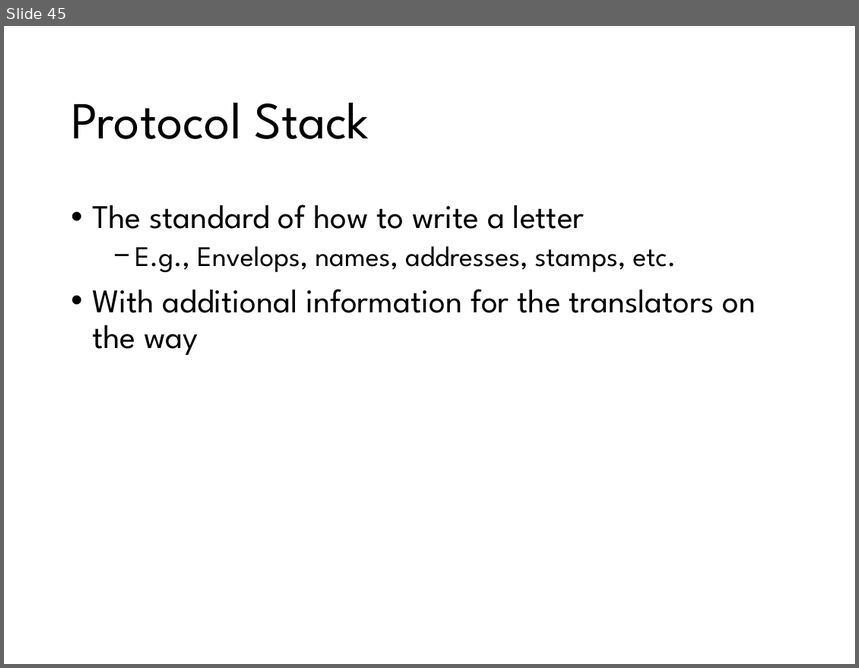
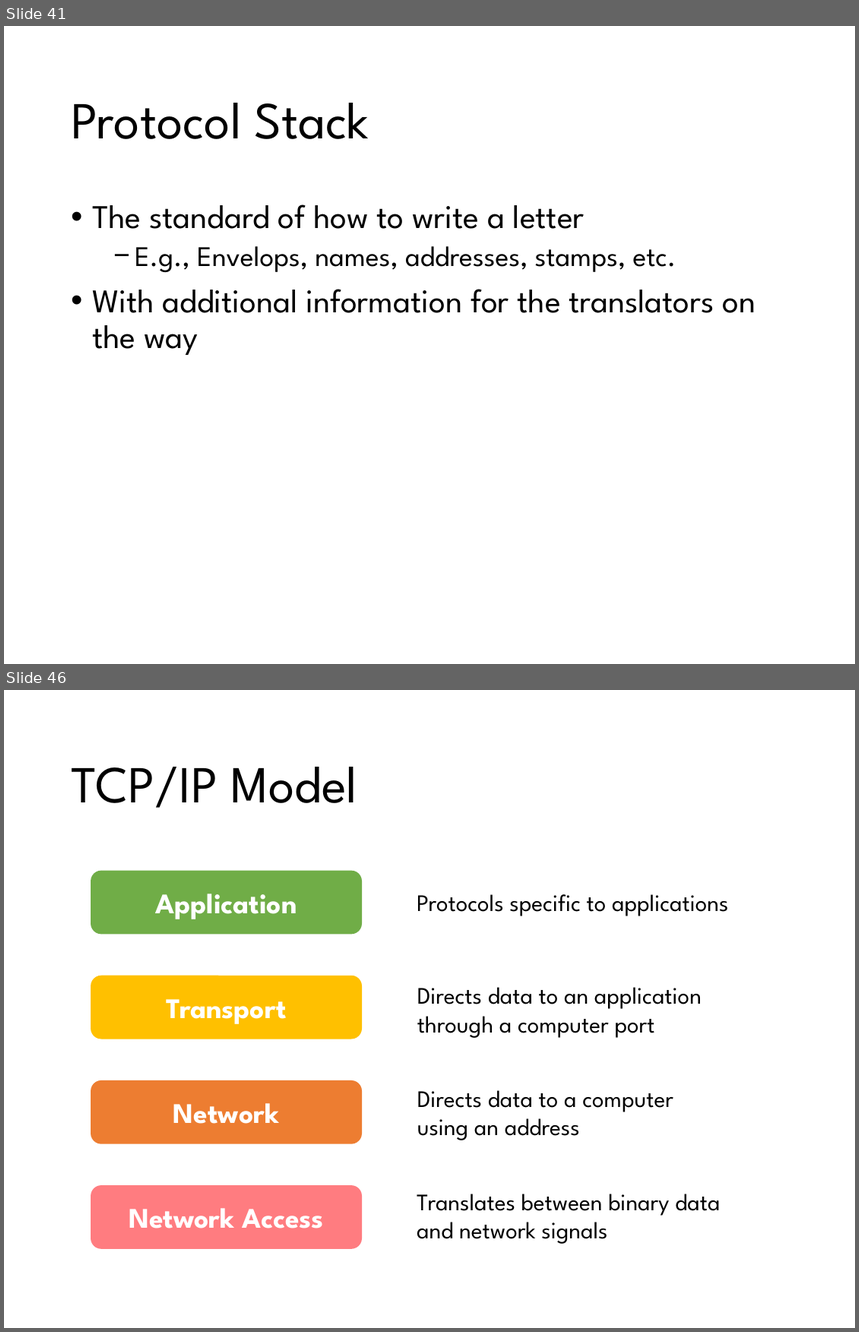
Before and after one commit to Yi-Chia-Chen/my-website, a slide deck: Files/Slides/Web Development_Yi-Chia Chen.pptx. Shown one above the other, each under a label of ours: slide 45 before the commit, slides 41 and 46 after it; the slides between them are not shown. The pictures are 859x668 and 859x1332 pixels, drawn with LibreOffice and Linux fonts; fonts in the diff are those of the drawing. Boxes give left, top, right and bottom in pixels: in the first picture for what was removed or moved away, otherwise in the second. Text is boxed around its words. In the diff, an @@ line names an element or a change of style, - is before the commit and + after.

```diff
--- a/Files/Slides/Web Development_Yi-Chia Chen.pptx
+++ b/Files/Slides/Web Development_Yi-Chia Chen.pptx
@@ slide 46 added at bbox=[4, 690, 855, 1328], background #FFFFFF @@
@@ title added at bbox=[71, 767, 357, 808], 44 pt, text #000000 @@
+TCP/IP Model
@@ rounded rectangle added at bbox=[91, 870, 363, 934], fill #70AD47, 24 pt, text #FFFFFF, bold @@
+Application
@@ text added at bbox=[417, 894, 728, 916], 20 pt, text #000000 @@
+Protocols specific to applications
@@ rounded rectangle added at bbox=[91, 976, 363, 1040], fill #FFC000, 24 pt, text #FFFFFF, bold @@
+Transport
@@ text added at bbox=[417, 987, 702, 1038], 20 pt, text #000000 @@
+Directs data to an application
+through a computer port
@@ rounded rectangle added at bbox=[91, 1081, 363, 1144], fill #ED7D31, 24 pt, text #FFFFFF, bold @@
+Network
@@ text added at bbox=[417, 1091, 674, 1141], 20 pt, text #000000 @@
+Directs data to a computer
+using an address
@@ rounded rectangle added at bbox=[91, 1186, 363, 1249], fill #FF7C80, 24 pt, text #FFFFFF, bold @@
+Network Access
@@ text added at bbox=[417, 1194, 720, 1244], 20 pt, text #000000 @@
+Translates between binary data
+and network signals
@@ what was slide 45 is now slide 41 @@
```
Also in this commit, not shown: 24 slides changed, 18 other slides added, 11 slides removed, 3 other files.
